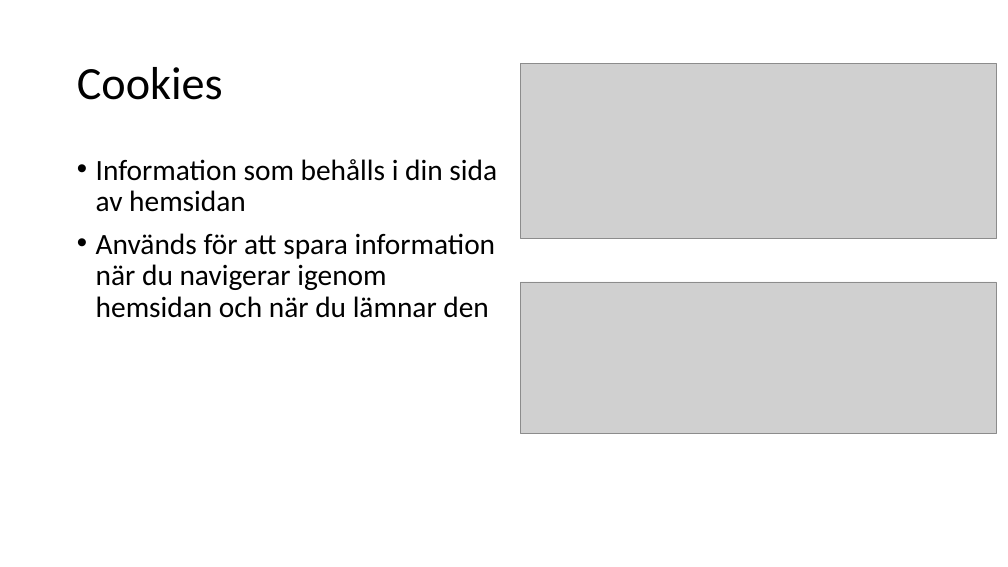
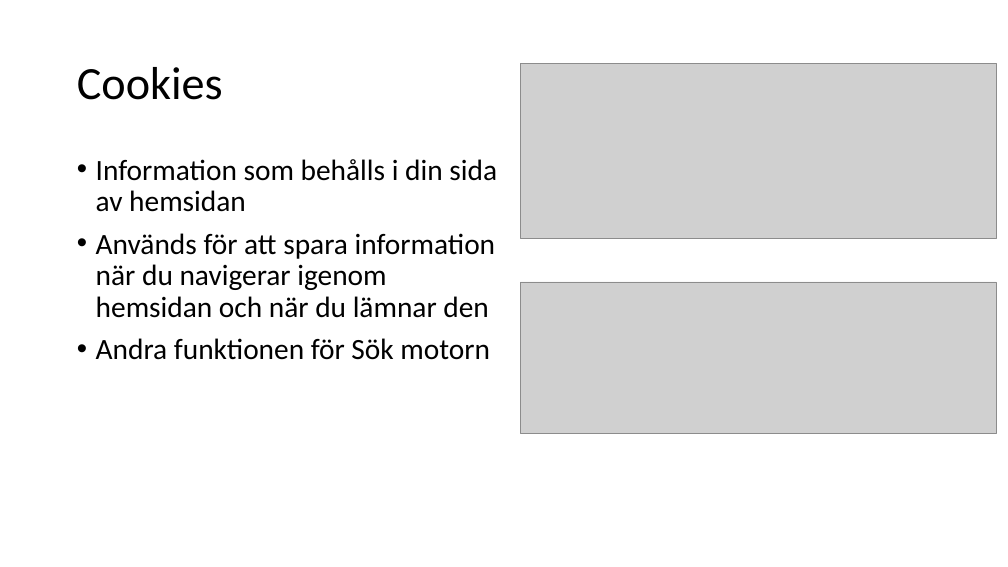
Before and after one commit to Raufchaudhry/project_netonnet, a slide deck: slide 11 of Presentation for project.pptx. Drawn at 1008x567 pixels with LibreOffice and Linux fonts; fonts in the diff are those of the drawing; grey boxes stand for pictures. Boxes give left, top, right and bottom in pixels: in the first picture for what was removed or moved away, otherwise in the second. Text is boxed around its words. In the diff, an @@ line names an element or a change of style, - is before the commit and + after.

```diff
--- a/Presentation for project.pptx
+++ b/Presentation for project.pptx
@@ text at [96, 338, 490, 360]: paragraph added @@
+• Andra funktionen för Sök motorn
```
Also in this commit, not shown: 5 other slides changed.
